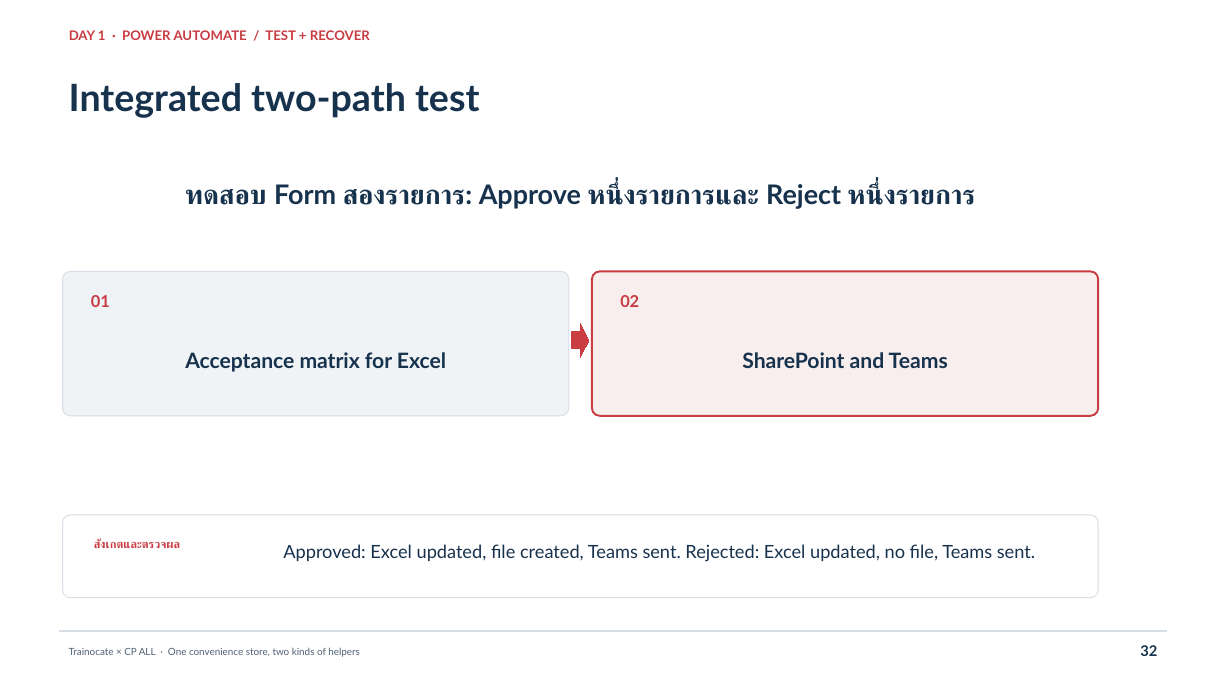
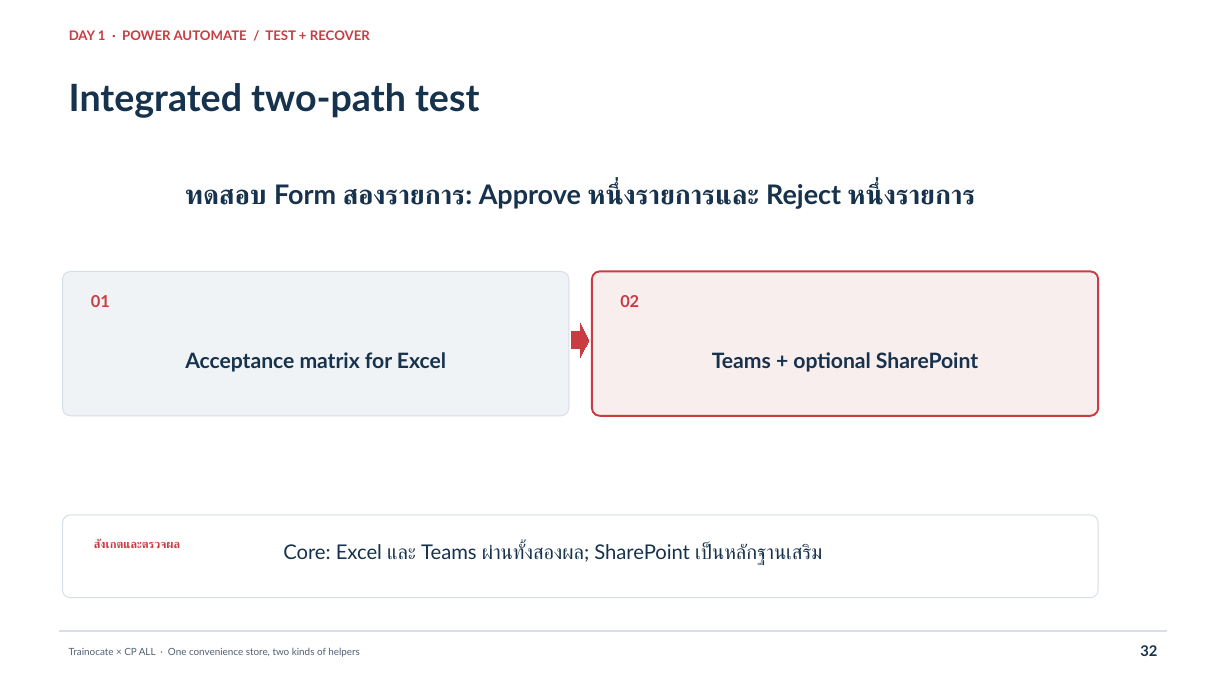
Before and after one commit to teerasej/cpall-gosoft-power-automate-2026, a slide deck: slide 32 of docs/public/downloads/CPAll-Power-Automate-Day-1.pptx. Drawn at 1232x693 pixels with LibreOffice and Linux fonts; fonts in the diff are those of the drawing. Boxes give left, top, right and bottom in pixels: in the first picture for what was removed or moved away, otherwise in the second. Text is boxed around its words. In the diff, an @@ line names an element or a change of style, - is before the commit and + after.

Commit message:
Make SharePoint an optional Day 1 extension

```diff
--- a/docs/public/downloads/CPAll-Power-Automate-Day-1.pptx
+++ b/docs/public/downloads/CPAll-Power-Automate-Day-1.pptx
@@ text at [712, 352, 978, 372]: text changed @@
-SharePoint and Teams
+Teams + optional SharePoint
@@ text at [283, 543, 822, 565]: text changed; size 14.2 to 15.8 pt @@
-Approved: Excel updated, file created, Teams sent. Rejected: Excel updated, no file, Teams sent.
+Core: Excel และ Teams ผ่านทั้งสองผล; SharePoint เป็นหลักฐานเสริม
```
Also in this commit, not shown: 7 other slides changed, 13 other files.
